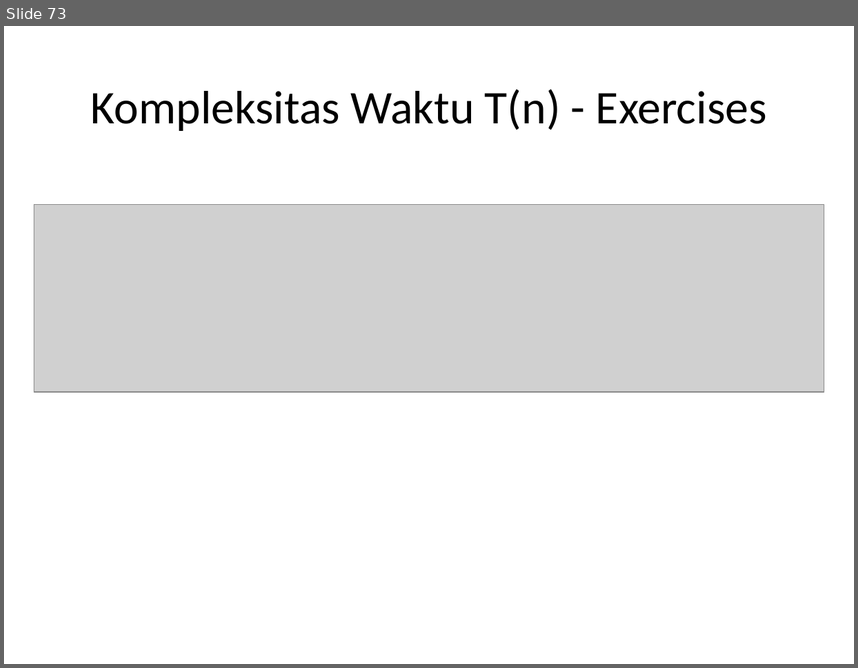
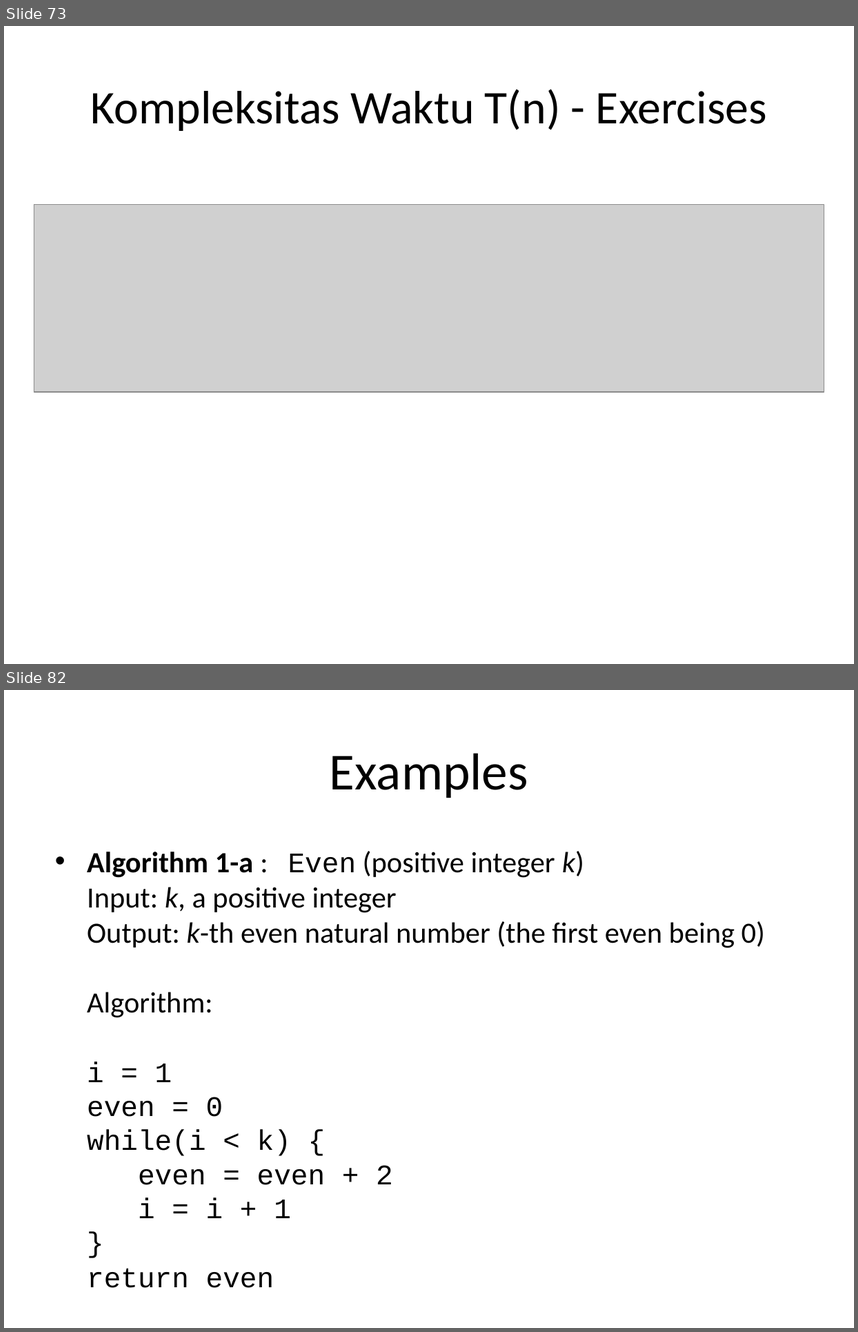
Before and after one commit to auliyanurul/kuliah, a slide deck: Algoritma dan Struktur Data.pptx. Shown one above the other, each under a label of ours: slide 73 before the commit, slides 73 and 82 after it; the slides between them are not shown. The pictures are 858x668 and 858x1332 pixels, drawn with LibreOffice and Linux fonts; fonts in the diff are those of the drawing; grey boxes stand for pictures. Boxes give left, top, right and bottom in pixels: in the first picture for what was removed or moved away, otherwise in the second. Text is boxed around its words. In the diff, an @@ line names an element or a change of style, - is before the commit and + after.

```diff
--- a/Algoritma dan Struktur Data.pptx
+++ b/Algoritma dan Struktur Data.pptx
@@ slide 82 added at (4,690,854,1328), background #FFFFFF @@
@@ title added at (330,753,528,798), 44 pt, text #000000 @@
+Examples
@@ text added at (87,851,765,1218), 24.8 pt, text #000000 @@
+• Algorithm 1-a : Even (positive integer k)
+  Input: k, a positive integer
+  Output: k-th even natural number (the first even being 0)
+  Algorithm:
+  i = 1
+  even = 0
+  while(i < k) {
+  even = even + 2
+  i = i + 1
+  }
+  return even
```
Also in this commit, not shown: 2 slides changed, 14 other slides added.
